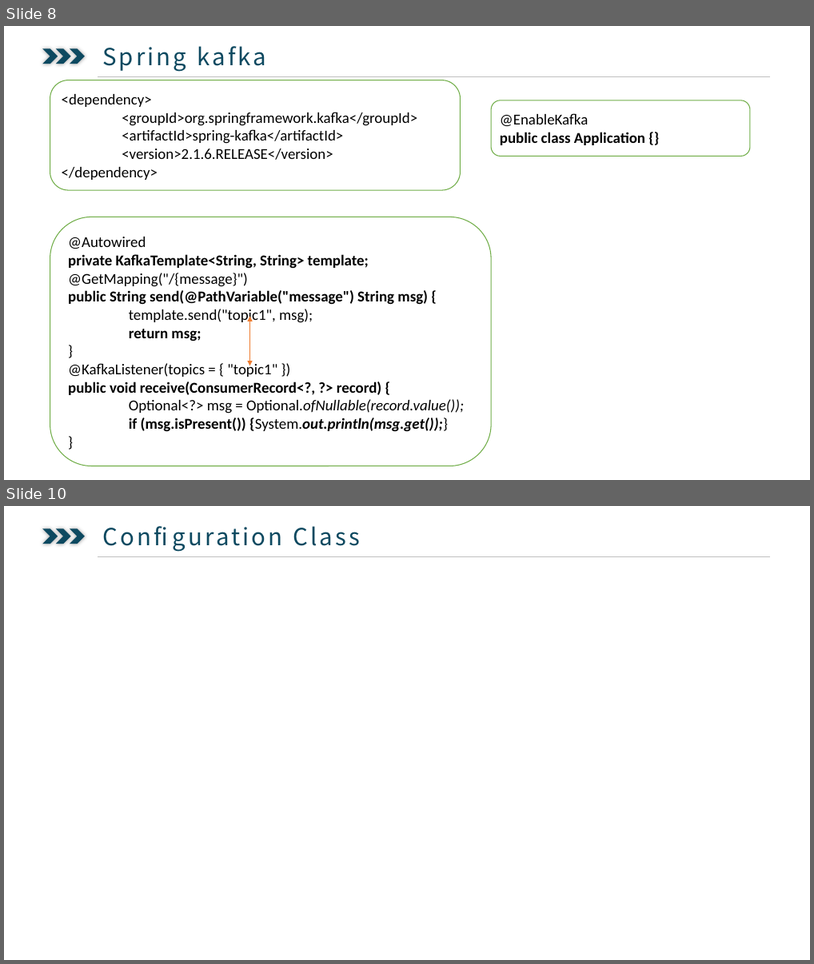
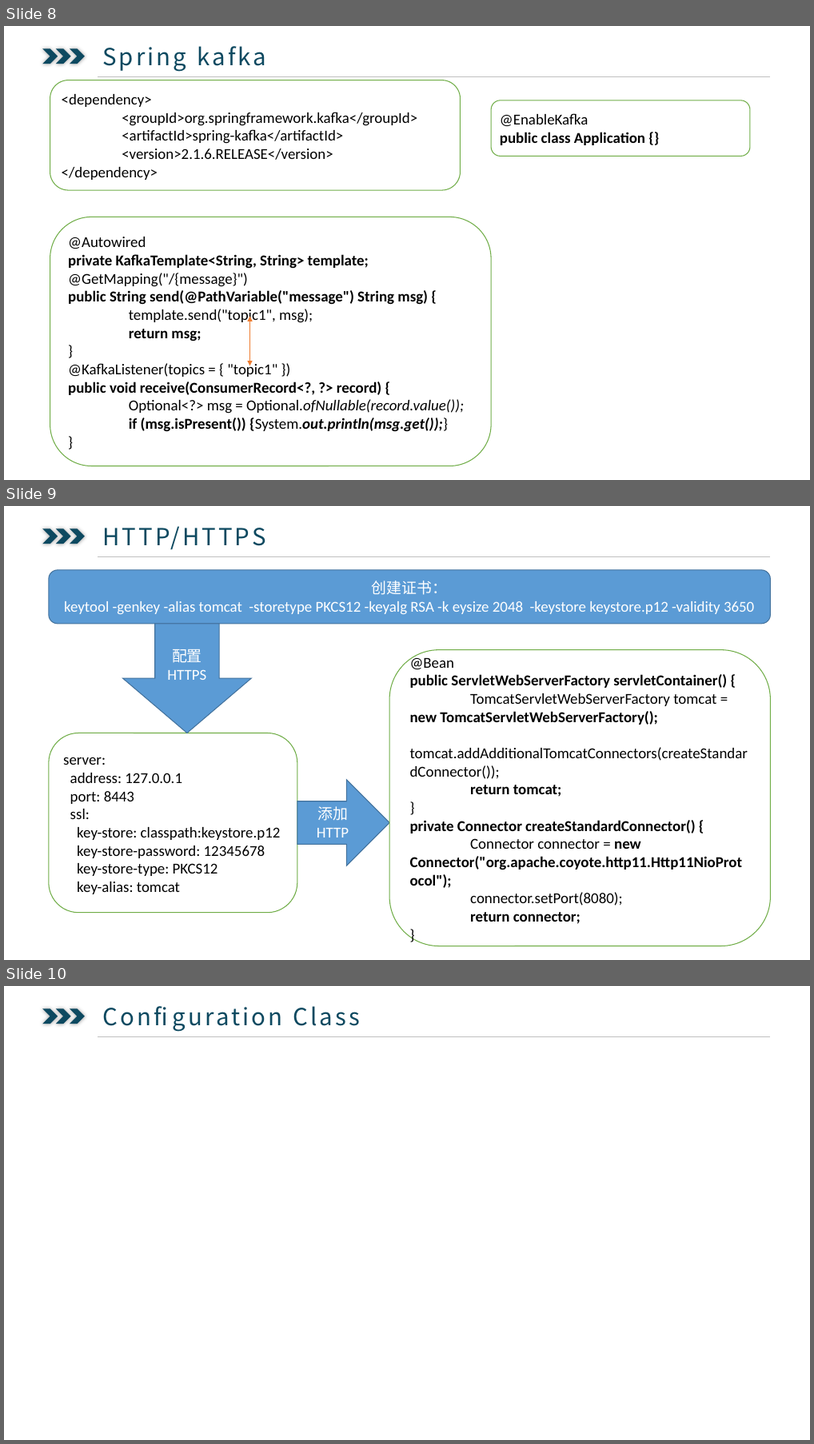
Before and after one commit to ysglyl/ppts, a slide deck: springboot.pptx. Shown one above the other, each under a label of ours: slides 8 and 10 before the commit, slides 8, 9 and 10 after it; the slides between them are not shown. The pictures are 814x964 and 814x1444 pixels, drawn with LibreOffice and Linux fonts; fonts in the diff are those of the drawing. Boxes give left, top, right and bottom in pixels: in the first picture for what was removed or moved away, otherwise in the second. Text is boxed around its words. In the diff, an @@ line names an element or a change of style, - is before the commit and + after.

```diff
--- a/springboot.pptx
+++ b/springboot.pptx
@@ slide 9 added at <box>4,506,810,960</box>, background #FFFFFF @@
@@ chevron added at <box>42,528,58,544</box>, fill #0D4960 @@
@@ chevron added at <box>56,528,71,544</box>, fill #0D4960 @@
@@ chevron added at <box>70,528,85,544</box>, fill #0D4960 @@
@@ text added at <box>98,520,449,553</box>, 28 pt, text #0D4960 @@
+  HTTP/HTTPS
@@ rounded rectangle added at <box>49,570,771,624</box>, fill #5B9BD5, outline #43739E 1 pt, 18 pt, text #FFFFFF @@
+创建证书：
+keytool -genkey -alias tomcat -storetype PKCS12 -keyalg RSA -k eysize 2048 -keystore keystore.p12 -validity 3650
@@ line added from (98, 556) to (771, 556), #BFBFBF 0.5 pt @@
@@ down arrow added at <box>123,624,251,733</box>, fill #5B9BD5, outline #43739E 1 pt, 18 pt, text #FFFFFF @@
+配置HTTPS
@@ rounded rectangle added at <box>390,650,771,946</box>, fill #FFFFFF, outline #70AD47 1 pt, 18 pt, text #000000, bold @@
+@Bean
+public ServletWebServerFactory servletContainer() {
+TomcatServletWebServerFactory tomcat = new TomcatServletWebServerFactory();
+tomcat.addAdditionalTomcatConnectors(createStandardConnector());
+return tomcat;
+}
+private Connector createStandardConnector() {
+Connector connector = new Connector("org.apache.coyote.http11.Http11NioProtocol");
+connector.setPort(8080);
+return connector;
+}
@@ rounded rectangle added at <box>49,733,298,912</box>, fill #FFFFFF, outline #70AD47 1 pt, 18 pt, text #000000 @@
+server:
+address: 127.0.0.1
+port: 8443
+ssl:
+key-store: classpath:keystore.p12
+key-store-password: 12345678
+key-store-type: PKCS12
+key-alias: tomcat
@@ right arrow added at <box>298,780,390,865</box>, fill #5B9BD5, outline #43739E 1 pt, 18 pt, text #FFFFFF @@
+添加HTTP
```
Also in this commit, not shown: 1 slide removed, 1 other file.
